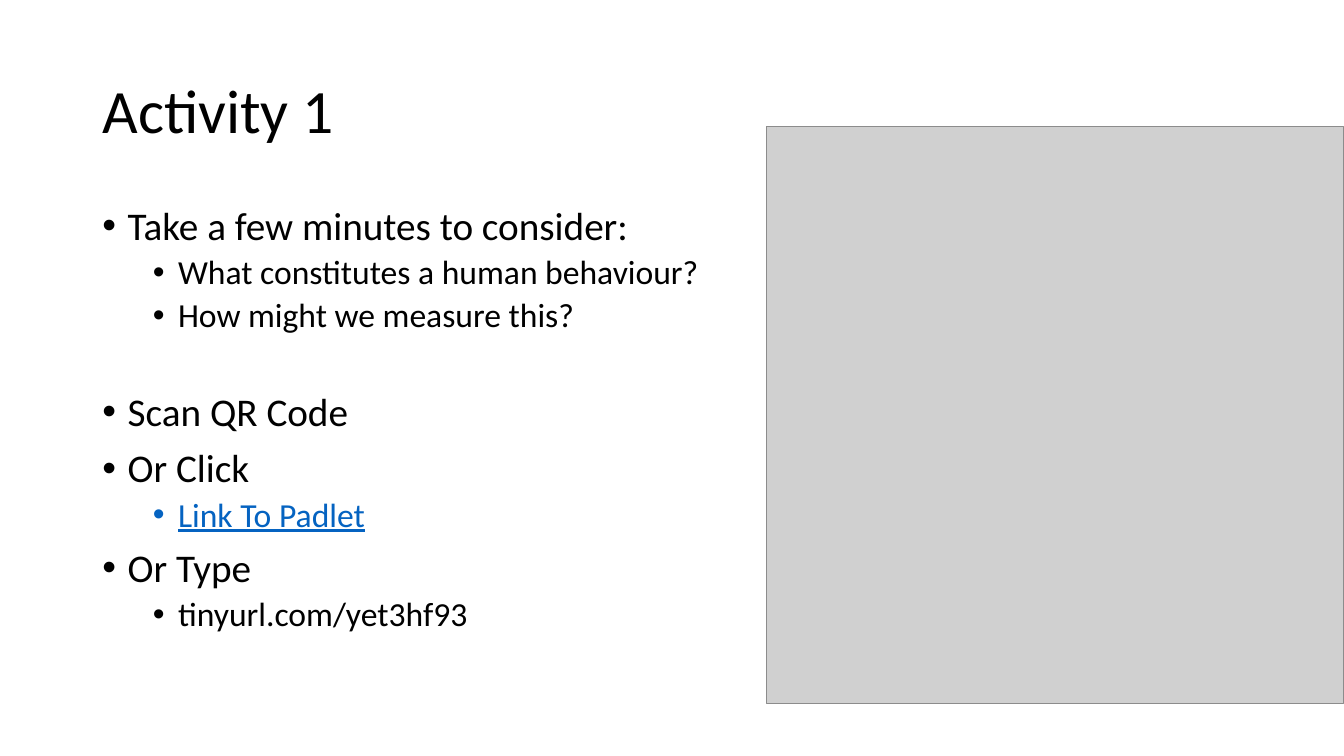
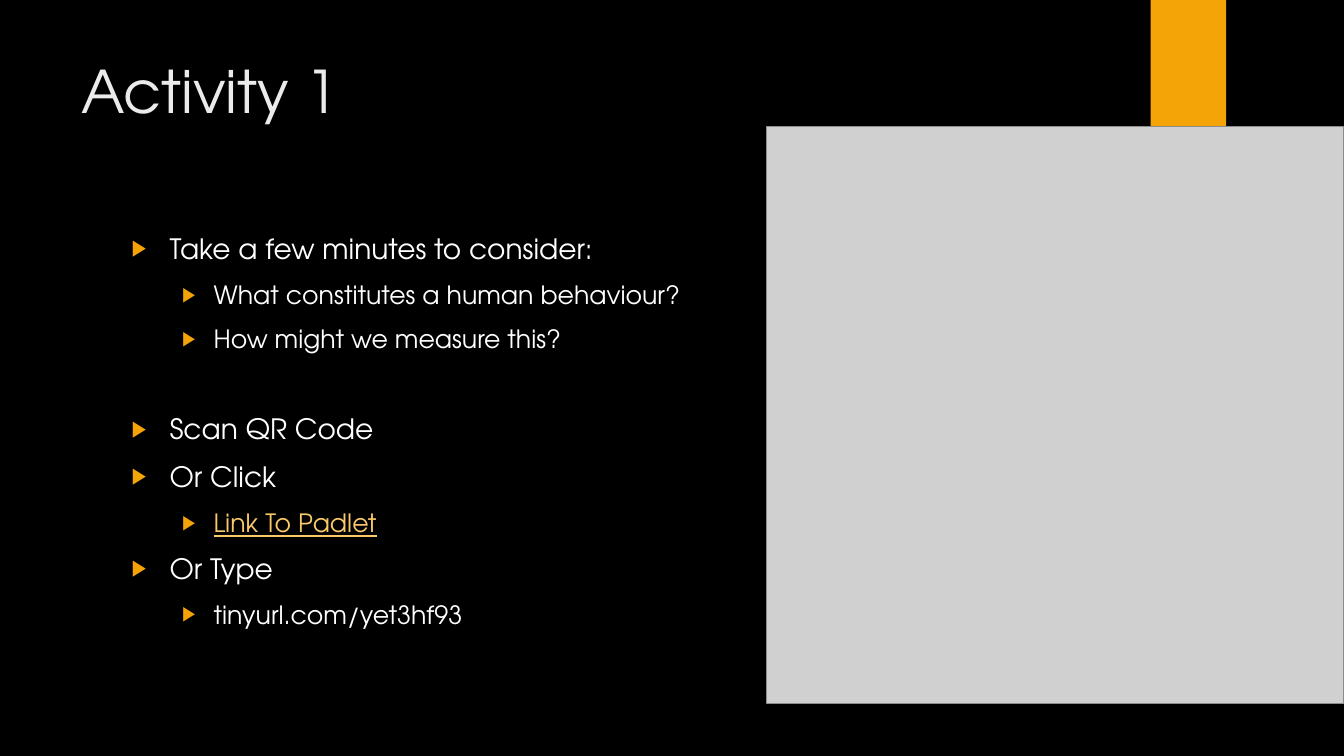
Before and after one commit to OliJimbo/Student_Materials, a slide deck: slide 5 of Week 1/Workshops/Psychological Measurement – Workshop 1.pptx. Drawn at 1344x756 pixels with LibreOffice and Linux fonts; fonts in the diff are those of the drawing; grey boxes stand for pictures; background and template pictures are left out. Boxes give left, top, right and bottom in pixels: in the first picture for what was removed or moved away, otherwise in the second. Text is boxed around its words. In the diff, an @@ line names an element or a change of style, - is before the commit and + after.

```diff
--- a/Week 1/Workshops/Psychological Measurement – Workshop 1.pptx
+++ b/Week 1/Workshops/Psychological Measurement – Workshop 1.pptx
@@ background #FFFFFF to picture (left out) @@
@@ rectangle added at bbox=[1150, 0, 1226, 126], fill #F5A408 @@
@@ title "Activity 1": place and size @@
-title "Activity 1" at bbox=[102, 90, 334, 143]
+title "Activity 1" at bbox=[81, 69, 338, 125]
@@ title "Activity 1" at bbox=[81, 69, 338, 125]: size 44 to 42 pt, font Calibri to TeX Gyre Adventor, text colour #000000 to #EBEBEB; line spacing 0.9 to 1; vertical alignment middle to top @@
@@ text "Take a few minutes to ...": place and size @@
-text "Take a few minutes to ..." at bbox=[128, 212, 698, 632]
+text "Take a few minutes to ..." at bbox=[170, 238, 680, 629]
@@ text "Take a few minutes to ..." at bbox=[170, 238, 680, 629]: size 28 to 20 pt in "Take a few minutes to consider:", "Scan QR Code", "Or Click", "Or Type"; font Calibri to TeX Gyre Adventor, text colour #000000 to #FFFFFF; size 24 to 18 pt in "What constitutes a human behaviour?", "How might we measure this?", "Link To Padlet", "tinyurl.com/yet3hf93"; text colour #0563C1 to #FAC96A in "Link To Padlet"; bullet • to ▶; line spacing 0.9 to 1; more space between paragraphs @@
```
Also in this commit, not shown: 9 other slides changed, 2 other files.
